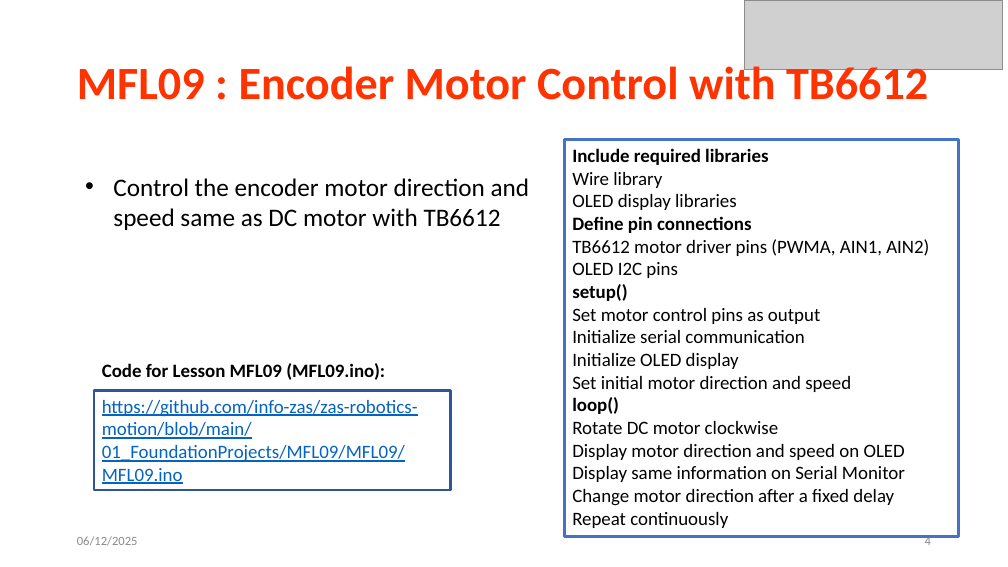
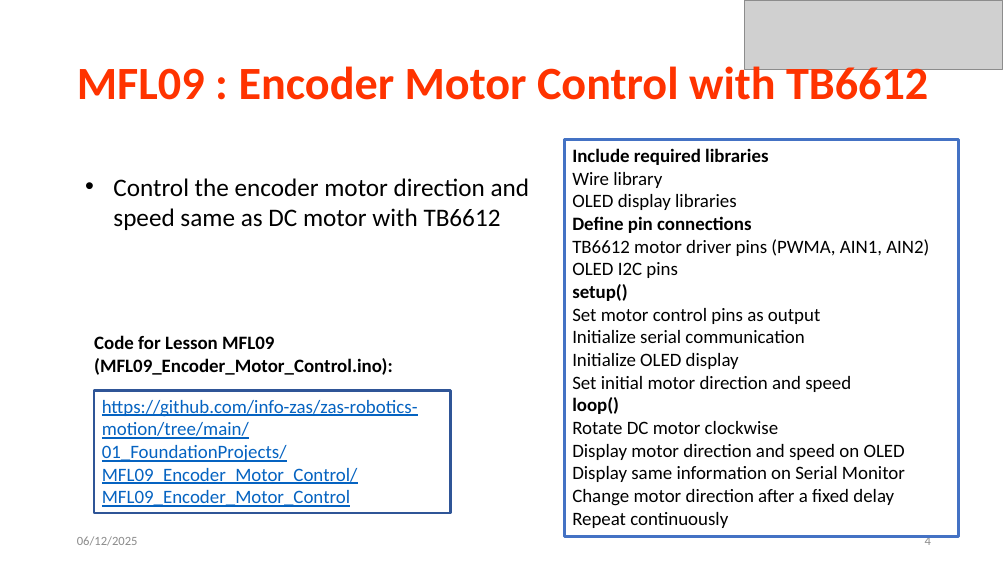
Before and after one commit to info-zas/zas-robotics-motion, a slide deck: slide 4 of 01_FoundationProjects/MFL09_Encoder_Motor_Control/MFL09_Encoder_Motor_Control.pptx. Drawn at 1008x567 pixels with LibreOffice and Linux fonts; fonts in the diff are those of the drawing; grey boxes stand for pictures. Boxes give left, top, right and bottom in pixels: in the first picture for what was removed or moved away, otherwise in the second. Text is boxed around its words. In the diff, an @@ line names an element or a change of style, - is before the commit and + after.

```diff
--- a/01_FoundationProjects/MFL09_Encoder_Motor_Control/MFL09_Encoder_Motor_Control.pptx
+++ b/01_FoundationProjects/MFL09_Encoder_Motor_Control/MFL09_Encoder_Motor_Control.pptx
@@ text at box(94, 335, 393, 375): text changed @@
-Code for Lesson MFL09 (MFL09.ino):
+Code for Lesson MFL09 (MFL09_Encoder_Motor_Control.ino):
@@ rectangle "https://github.com/info-zas/zas-robotics-motion/tree/main/01 ...": place and size @@
-rectangle "https://github.com/info-zas/zas-robotics-motion/tree/main/01 ..." at box(95, 391, 451, 490)
+rectangle "https://github.com/info-zas/zas-robotics-motion/tree/main/01 ..." at box(95, 391, 451, 513)
@@ text in rectangle at box(102, 400, 418, 507): text changed @@
-https://github.com/info-zas/zas-robotics-motion/blob/main/01_FoundationProjects/MFL09/MFL09/MFL09.ino
+https://github.com/info-zas/zas-robotics-motion/tree/main/01_FoundationProjects/MFL09_Encoder_Motor_Control/MFL09_Encoder_Motor_Control
```
Also in this commit, not shown: 2 other slides changed, 15 other files.
